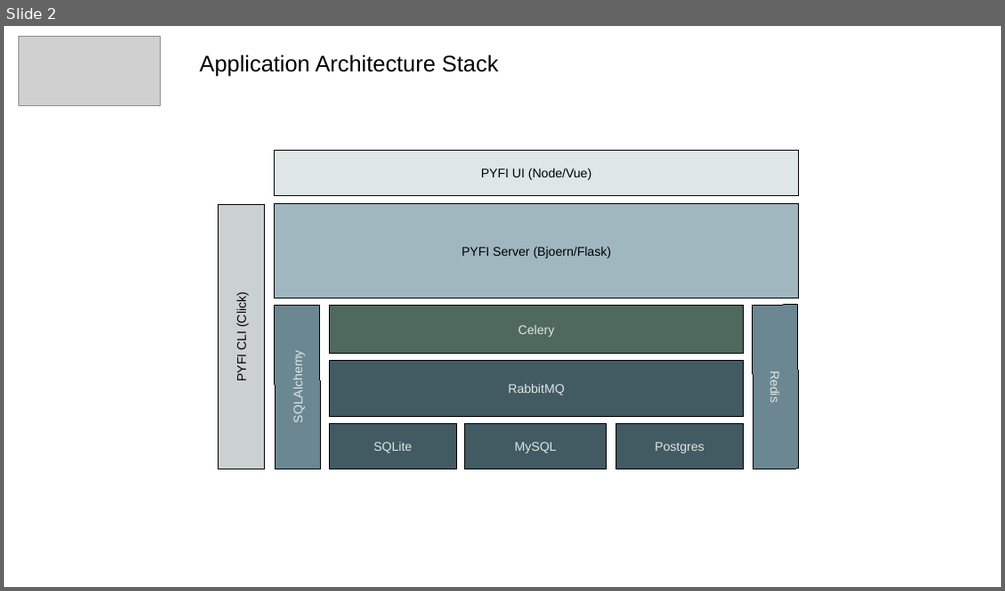
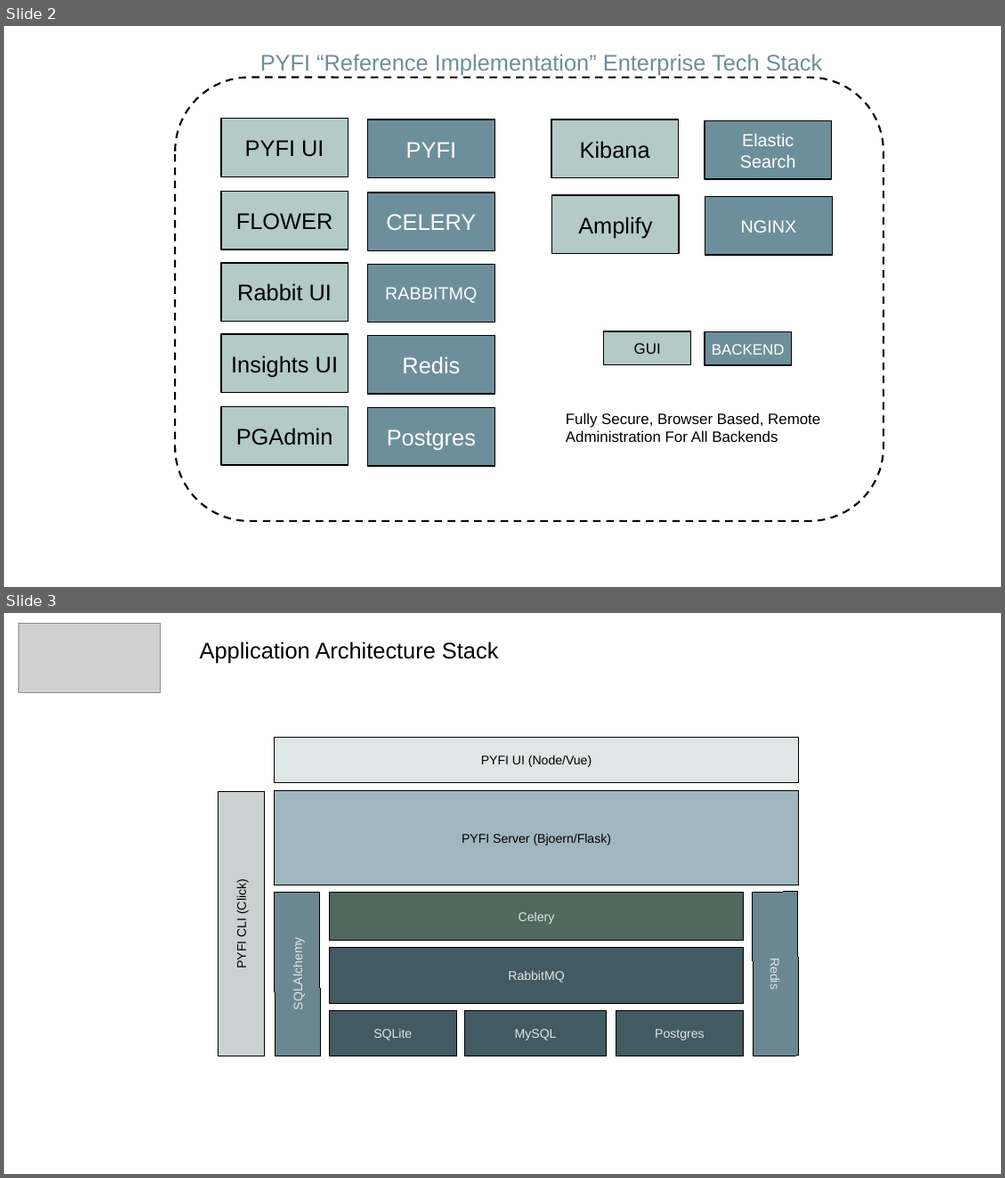
Before and after one commit to radiantone/pyfi-private, a slide deck: docs/architecture.odp. Shown one above the other, each under a label of ours: slide 2 before the commit, slides 2 and 3 after it. The pictures are 1005x591 and 1005x1178 pixels, drawn with LibreOffice and Linux fonts; fonts in the diff are those of the drawing; grey boxes stand for pictures. Boxes give left, top, right and bottom in pixels: in the first picture for what was removed or moved away, otherwise in the second. Text is boxed around its words. In the diff, an @@ line names an element or a change of style, - is before the commit and + after.

Commit message:
Added tech stack

```diff
--- a/docs/architecture.odp
+++ b/docs/architecture.odp
@@ slide 2 added at (4,26,1001,587), background #FFFFFF @@
@@ rounded rectangle added at (175,78,883,522), outline #000000 1.5 pt dashed @@
@@ text added at (260,54,822,75), 18 pt, text #6D8F9B @@
+PYFI “Reference Implementation” Enterprise Tech Stack
@@ rectangle added at (221,119,348,177), fill #B3CAC7, outline #000000 0.99 pt, 18 pt, text #000000 @@
+PYFI UI
@@ rectangle added at (368,119,494,178), fill #6D8F9B, outline #000000 0.99 pt, 18 pt, text #FFFFFF @@
+PYFI
@@ rectangle added at (551,119,678,178), fill #B3CAC7, outline #000000 0.99 pt, 18 pt, text #000000 @@
+Kibana
@@ rectangle added at (705,121,832,180), fill #6D8F9B, outline #000000 0.99 pt, 14 pt, text #FFFFFF @@
+Elastic
+Search
@@ rectangle added at (221,192,348,250), fill #B3CAC7, outline #000000 0.99 pt, 18 pt, text #000000 @@
+FLOWER
@@ rectangle added at (368,192,494,251), fill #6D8F9B, outline #000000 0.99 pt, 18 pt, text #FFFFFF @@
+CELERY
@@ rectangle added at (552,195,679,254), fill #B3CAC7, outline #000000 0.99 pt, 18 pt, text #000000 @@
+Amplify
@@ rectangle added at (705,197,832,256), fill #6D8F9B, outline #000000 0.99 pt, 14 pt, text #FFFFFF @@
+NGINX
@@ rectangle added at (221,263,348,321), fill #B3CAC7, outline #000000 0.99 pt, 18 pt, text #000000 @@
+Rabbit UI
@@ rectangle added at (368,264,494,322), fill #6D8F9B, outline #000000 0.99 pt, 14 pt, text #FFFFFF @@
+RABBITMQ
@@ rectangle added at (221,335,348,394), fill #B3CAC7, outline #000000 0.99 pt, 18 pt, text #000000 @@
+Insights UI
@@ rectangle added at (368,336,494,394), fill #6D8F9B, outline #000000 0.99 pt, 18 pt, text #FFFFFF @@
+Redis
@@ rectangle added at (604,331,690,364), fill #B3CAC7, outline #000000 0.99 pt, 12 pt, text #000000 @@
+GUI
@@ rectangle added at (705,332,792,365), fill #6D8F9B, outline #000000 0.99 pt, 12 pt, text #FFFFFF @@
+BACKEND
@@ rectangle added at (221,407,348,466), fill #B3CAC7, outline #000000 0.99 pt, 18 pt, text #000000 @@
+PGAdmin
@@ rectangle added at (368,408,494,467), fill #6D8F9B, outline #000000 0.99 pt, 18 pt, text #FFFFFF @@
+Postgres
@@ text added at (566,412,820,442), 12 pt, text #000000 @@
+Fully Secure, Browser Based, Remote
+Administration For All Backends
@@ what was slide 2 is now slide 3 @@
```
Also in this commit, not shown: 1 slide changed.
